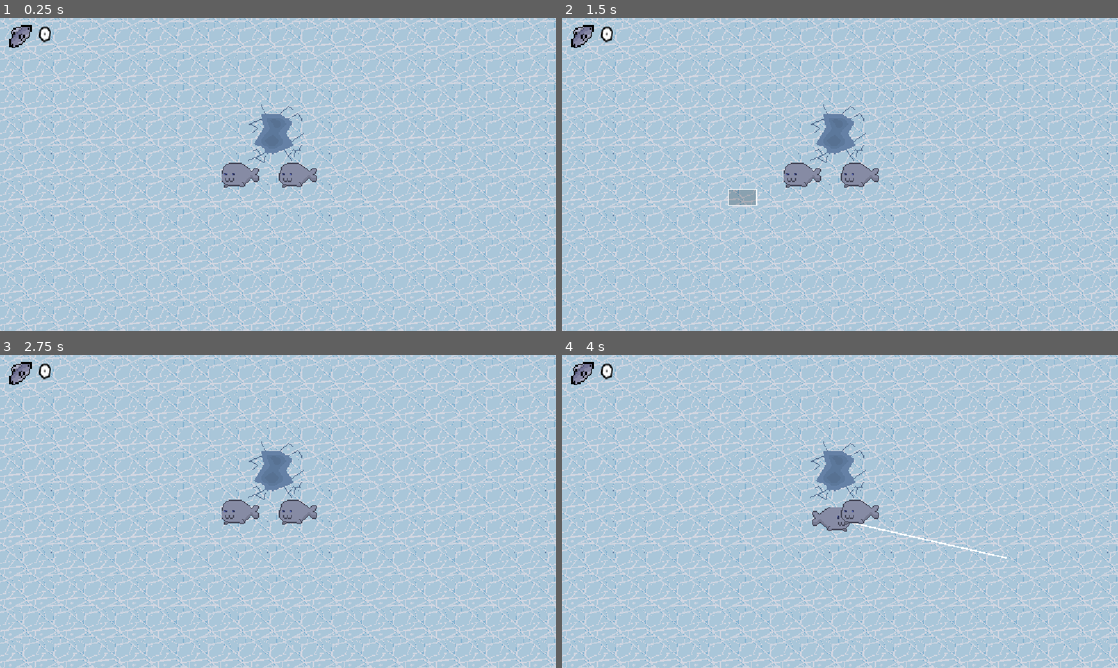
Above: before the commit, frames 1-4 (two rows, left to right).
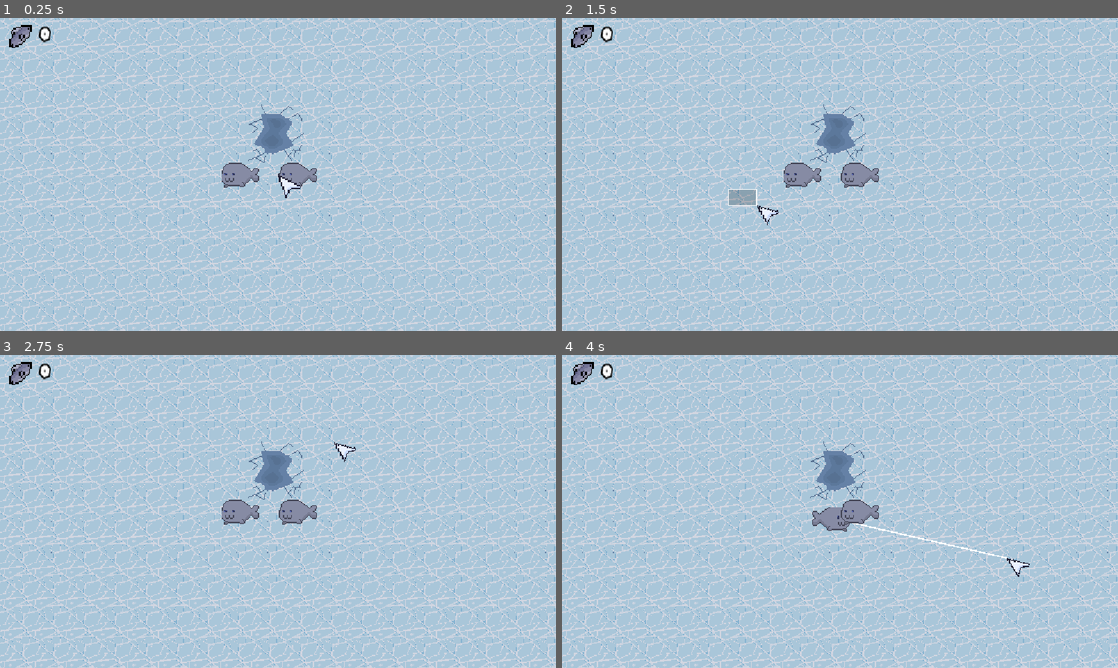
Above: after the commit, the same moments.

Repository: chamerlish/Collony-Sim
Game: Godot game, scene res://scenes/world.tscn
Two runs of this game, one before a commit and one after it. Both use one fixed random seed, a clock stepped at 60 frames per second and the inputs below. Sound files missing from this copy of the repository are replaced by a short silence.
Inputs (mouse positions are in pixels of both pictures, inside the frame that each line leads up to):
- Up to frame 1 (0.25 s): no input
- Up to frame 2 (1.5 s): tap Enter at 0.5 s; move the mouse to (962, 158) at 0.52 s; press the mouse at (962, 158) at 0.53 s; release the mouse at (962, 158) at 1.25 s; tap Space at 1.25 s; drag from (728, 190) to (812, 237) at 1.27 s
- Up to frame 3 (2.75 s): move the mouse to (333, 442) at 2.02 s; press the mouse at (333, 442) at 2.03 s
- Up to frame 4 (4 s): release the mouse at (895, 442) at 2.75 s; tap Enter at 2.75 s; drag from (812, 574) to (673, 464) at 2.77 s; move the mouse to (1006, 558) at 3.52 s; press the mouse at (1006, 558) at 3.53 s

The runs differ from the first frame. In frame 1, 0.1% of the frame differs, in the area x 50-55%, y 49-58%; in frame 2, 0.1%; in frame 3, 0.1%; in frame 4, 0.1%.

Commit message:
custom mouse cursor autoload

Diff:
--- a/default_bus_layout.tres
+++ b/default_bus_layout.tres
@@ -1,6 +1,33 @@
 [gd_resource type="AudioBusLayout" format=3 uid="uid://bg1kh0hnfwjne"]
 
+[sub_resource type="AudioEffectReverb" id="AudioEffectReverb_j3pel"]
+resource_name = "Reverb"
+room_size = 0.96
+damping = 0.74
+spread = 0.84
+dry = 0.39
+wet = 0.14
+
+[sub_resource type="AudioEffectFilter" id="AudioEffectFilter_j3pel"]
+resource_name = "Filter"
+cutoff_hz = 174.0
+gain = 0.0
+
+[sub_resource type="AudioEffectDelay" id="AudioEffectDelay_j3pel"]
+resource_name = "Delay"
+
+[sub_resource type="AudioEffectLimiter" id="AudioEffectLimiter_j3pel"]
+resource_name = "Limiter"
+
 [resource]
+bus/0/effect/0/effect = SubResource("AudioEffectReverb_j3pel")
+bus/0/effect/0/enabled = false
+bus/0/effect/1/effect = SubResource("AudioEffectFilter_j3pel")
+bus/0/effect/1/enabled = false
+bus/0/effect/2/effect = SubResource("AudioEffectDelay_j3pel")
+bus/0/effect/2/enabled = false
+bus/0/effect/3/effect = SubResource("AudioEffectLimiter_j3pel")
+bus/0/effect/3/enabled = false
 bus/1/name = &"SFX"
 bus/1/solo = false
 bus/1/mute = false
--- a/project.godot
+++ b/project.godot
@@ -22,6 +22,7 @@
 [autoload]
 
 Utility="*uid://7fnd2un20r2o"
+Cursor="*uid://c6g0qvqvvcid0"
 
 [display]
 
--- /dev/null
+++ b/scenes/UI/custom_cursor.gd
@@ -0,0 +1,39 @@
+extends CanvasLayer
+
+const MOUSE_SPEED: float = 20.5
+
+const PRESSED_MOD: float = 0.9
+
+@onready var mouse_origin: Marker2D = $MouseOrigin
+
+
+@onready var mouse_texture: Sprite2D = $MouseOrigin/MouseTexture
+
+enum MouseState {
+	IDLE,
+	HOVER,
+	DRAGGING,
+	DISABLED
+}
+
+var current_state: MouseState:
+	set(new_state):
+		_update_sprite(new_state)
+		current_state = new_state
+
+
+func _update_sprite(new_state: MouseState):
+	mouse_texture.frame = new_state
+
+func _ready():
+	Input.mouse_mode = Input.MOUSE_MODE_HIDDEN
+
+func _physics_process(delta: float) -> void:
+	#global_position = lerp(global_position, get_global_mouse_position(), MOUSE_SPEED * delta)
+	mouse_origin.global_position = mouse_origin.get_global_mouse_position()
+
+	var desired_rotation: float = -12.5 if Input.is_action_pressed("click") else 0.0
+	mouse_origin.rotation_degrees = lerp(mouse_origin.rotation_degrees, desired_rotation, MOUSE_SPEED * delta)
+
+	var desired_scale: Vector2 = PRESSED_MOD * Vector2.ONE if Input.is_action_pressed("click") else Vector2.ONE
+	scale = lerp(scale, desired_scale, MOUSE_SPEED * delta)
--- /dev/null
+++ b/scenes/UI/custom_cursor.tscn
@@ -0,0 +1,17 @@
+[gd_scene format=3 uid="uid://c6g0qvqvvcid0"]
+
+[ext_resource type="Texture2D" uid="uid://c8tye3sqlponn" path="res://sprites/textures/cursor/cursor.png" id="1_1beok"]
+[ext_resource type="Script" uid="uid://b8nb5gwc5eevc" path="res://scenes/UI/custom_cursor.gd" id="2_ppqvh"]
+
+[node name="CustomMouse" type="CanvasLayer" unique_id=317453121]
+script = ExtResource("2_ppqvh")
+
+[node name="MouseOrigin" type="Marker2D" parent="." unique_id=817734007]
+z_index = 10
+metadata/_edit_group_ = true
+
+[node name="MouseTexture" type="Sprite2D" parent="MouseOrigin" unique_id=1357903750]
+texture_filter = 1
+position = Vector2(24, 24)
+texture = ExtResource("1_1beok")
+hframes = 3
--- a/scenes/world.tscn
+++ b/scenes/world.tscn
@@ -49,7 +49,7 @@
 
 [node name="WorldCamera" parent="." unique_id=387235208 instance=ExtResource("6_7r4gi")]
 
-[node name="AudioListener2D" type="AudioListener2D" parent="." unique_id=1914247032]
+[node name="AudioListener2D" type="AudioListener2D" parent="WorldCamera" unique_id=1914247032]
 current = true
 
 [node name="MusicPlayer" parent="." unique_id=712166401 instance=ExtResource("6_qfnet")]
--- a/scripts/fishing_spot.gd
+++ b/scripts/fishing_spot.gd
@@ -15,7 +15,6 @@
 
 @export var fish_per_tick: int = 1
 
-
 func _start_fishing() -> void:
 	fishing_delay_timer.start()
 
--- a/scripts/minion.gd
+++ b/scripts/minion.gd
@@ -31,9 +31,11 @@
 		if new_selected:
 			target_speed = MAX_SPEED / SPEED_DIVIDER
 			selection_outline.show()
+			Cursor.current_state = Cursor.MouseState.HOVER
 		else:
 			target_speed = MAX_SPEED
 			selection_outline.hide()
+			Cursor.current_state = Cursor.MouseState.IDLE
 		selected = new_selected
 
 @onready var sprite: Sprite2D = $SpriteBundle/Sprite2D
--- a/scripts/utils/world_camera.gd
+++ b/scripts/utils/world_camera.gd
@@ -7,18 +7,32 @@
 var min_zoom: float = 0.5
 var max_zoom: float = 2.0
 
+var pre_drag_state: Cursor.MouseState
+
 func _input(event: InputEvent) -> void:
 	if event is InputEventMouseMotion and is_dragging:
 		global_position -= event.relative
 
 	if event is InputEventMouseButton:
-		if event.button_index == MOUSE_BUTTON_RIGHT:
-			is_dragging = event.is_pressed()
+		match event.button_index:
+			MOUSE_BUTTON_RIGHT:
+				if event.is_pressed():
+					pre_drag_state = Cursor.current_state
+					Cursor.current_state = Cursor.MouseState.DRAGGING
+					is_dragging = true
+				else:
+					Cursor.current_state = pre_drag_state
+					is_dragging = false
 
-		if event.button_index == MOUSE_BUTTON_WHEEL_UP:
-			zoom += Vector2.ONE * zoom_speed
-			zoom = zoom.clamp(Vector2.ONE * min_zoom, Vector2.ONE * max_zoom)
+			MOUSE_BUTTON_WHEEL_UP:
+				zoom += Vector2.ONE * zoom_speed
+				zoom = zoom.clamp(Vector2.ONE * min_zoom, Vector2.ONE * max_zoom)
 
-		if event.button_index == MOUSE_BUTTON_WHEEL_DOWN:
-			zoom -= Vector2.ONE * zoom_speed
-			zoom = zoom.clamp(Vector2.ONE * min_zoom, Vector2.ONE * max_zoom)
+			MOUSE_BUTTON_WHEEL_DOWN:
+				zoom -= Vector2.ONE * zoom_speed
+				zoom = zoom.clamp(Vector2.ONE * min_zoom, Vector2.ONE * max_zoom)
+
+		if zoom.distance_to(Vector2.ONE * min_zoom) < 0.01:
+				AudioServer.set_bus_effect_enabled(0, 0, true)
+		else:
+			AudioServer.set_bus_effect_enabled(0, 0, false)
Not shown, added: scenes/UI/custom_cursor.gd.uid
Binary file added: sprites/textures/cursor/cursor.png
Not shown, added: sprites/textures/cursor/cursor.png.import
Binary file added: sprites/textures/cursor/normal.aseprite
